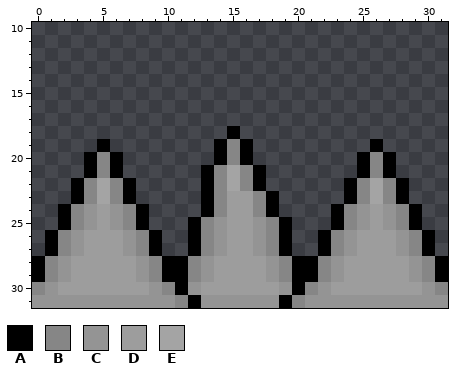
One commit to this pixel-art file: assets/sprites/Objects/spike.aseprite. This is how it looked before the edit.
32x32 pixels, 1 frame. Shown: x 0..31, y 10..31.
Palette (. is transparent): A #000000  B #868686  C #949494  D #9d9d9d  E #a4a4a4
Pixels before, first column x 0:
18 ...............A................
19 .....A........ABA.........A.....
20 ....ABA.......ABA........ABA....
21 ....ABA......ABEBA.......ABA....
22 ...ABEBA.....ABEBA......ABEBA...
23 ...ABEBA.....ABDDBA.....ABEBA...
24 ..ABCDCBA....ABDDBA....ABCDCBA..
25 ..ABCDCBA...ABCDDCBA...ABCDCBA..
26 .ABCDDDCBA..ABCDDCBA..ABCDDDCBA.
27 .ABCDDDCBA..ABCDDCBA..ABCDDDCBA.
28 ABCDDDDDCBAABCDDDDCBAABCDDDDDCBA
29 ABCDDDDDCBAABCDDDDCBAABCDDDDDCBA
30 BCDDDDDDDCBACDDDDDDCABCDDDDDDDCB
31 CCCCCCCCCCCBACCCCCCABCCCCCCCCCCC
Once edited:
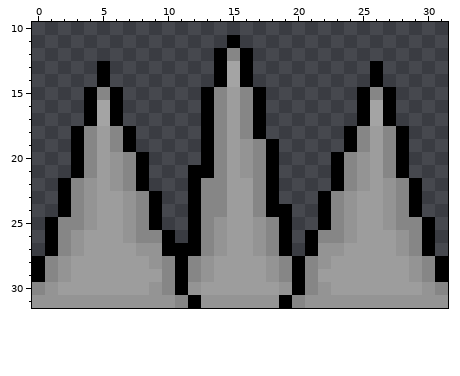
What changed:
y 11: x 15 . -> A
y 12: x 14..16 ... -> ABA
y 13..14: x 5 . -> A; x 14..16 ... -> AEA; x 26 . -> A
y 15: x 4..6 ... -> ABA; x 13..17 ..... -> ABDBA; x 25..27 ... -> ABA
y 16..17: x 4..6 ... -> AEA; x 13..17 ..... -> ABDBA; x 25..27 ... -> AEA
y 18: x 3..7 ..... -> ABDBA; x 13..17 ..A.. -> ABDBA; x 24..28 ..... -> ABDBA
y 19: x 3..7 ..A.. -> ABDBA; x 13..18 .ABA.. -> ABDCBA; x 24..28 ..A.. -> ABDBA
y 20: x 3..8 .ABA.. -> ABDCBA; x 13..18 .ABA.. -> ABDCBA; x 23..28 ..ABA. -> ABCDBA
y 21: x 3..8 .ABA.. -> ABDCBA; x 12 . -> A; x 15..18 EBA. -> DCBA; x 23..28 ..ABA. -> ABCDBA
y 22: x 2..8 .ABEBA. -> ABCDCBA; x 12..13 .A -> AB; x 15..18 EBA. -> DDBA; x 23..29 .ABEBA. -> ABCDCBA
y 23: x 2..9 .ABEBA.. -> ABCDDCBA; x 12..13 .A -> AB; x 22..29 ..ABEBA. -> ABCDDCBA
y 24: x 6..9 CBA. -> DCBA; x 12..13 .A -> AB; x 19 . -> A; x 22..25 .ABC -> ABCD
y 25: x 1..2 .A -> AB; x 6..9 CBA. -> DCBA; x 22..25 .ABC -> ABCD; x 29..30 A. -> BA
y 26: x 9..10 A. -> BA; x 21..22 .A -> AB
y 27: x 7..11 CBA.. -> DCCAA; x 21..24 .ABC -> ACCD
y 28: x 8..10 CBA -> DCB; x 21..23 ABC -> BCD
y 29: x 8..10 CBA -> DDB; x 21..23 ABC -> BDD
Changed places in both pictures, as pixel boxes (x1, y1, x2, y2):
changed: (45, 35, 435, 282)
